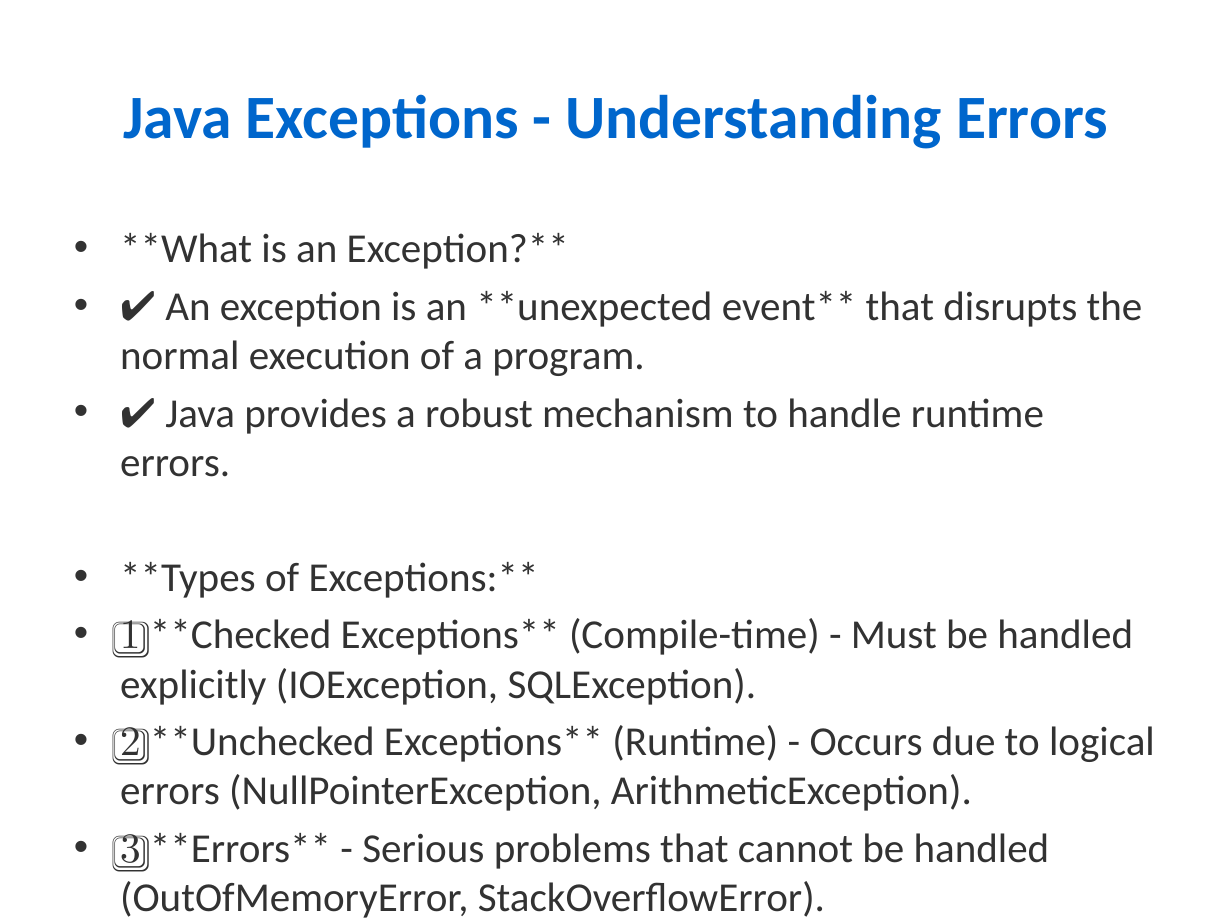
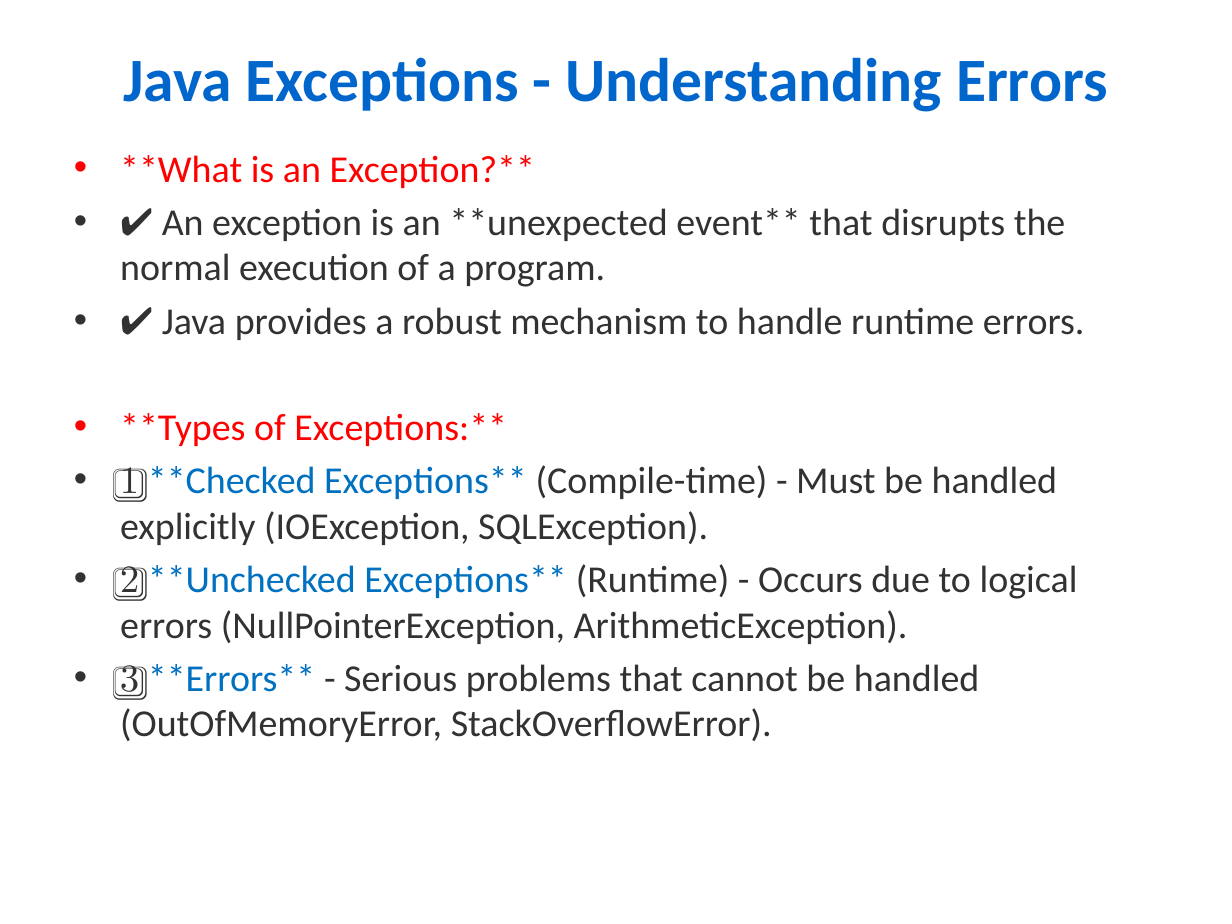
Before and after one commit to maheshawin/LearningContent, a slide deck: slide 18 of Java_Training_Full_Detailed.pptx (slide 25 before the commit). Drawn at 1232x924 pixels with LibreOffice and Linux fonts; fonts in the diff are those of the drawing. Boxes give left, top, right and bottom in pixels: in the first picture for what was removed or moved away, otherwise in the second. Text is boxed around its words. In the diff, an @@ line names an element or a change of style, - is before the commit and + after.

```diff
--- a/Java_Training_Full_Detailed.pptx
+++ b/Java_Training_Full_Detailed.pptx
@@ title "Java Exceptions - Understanding Errors": place and size @@
-title "Java Exceptions - Understanding Errors" at [123,94,1108,149]
+title "Java Exceptions - Understanding Errors" at [123,57,1108,112]
@@ text "**What is an Exception?**": place and size @@
-text "**What is an Exception?**" at [120,233,1155,918]
+text "**What is an Exception?**" at [120,155,1085,742]
@@ text "**What is an Exception?**" at [120,155,1085,742]: size 24 to 22.2 pt; text colour #323232 to #FF0000 in "**What is an Exception?**", "**Types of Exceptions:**"; text colour #323232 to #0070C0 in "**Checked Exceptions**", "**Unchecked Exceptions**", "**Errors**" @@
```
Also in this commit, not shown: 5 other slides changed, 6 slides removed.
